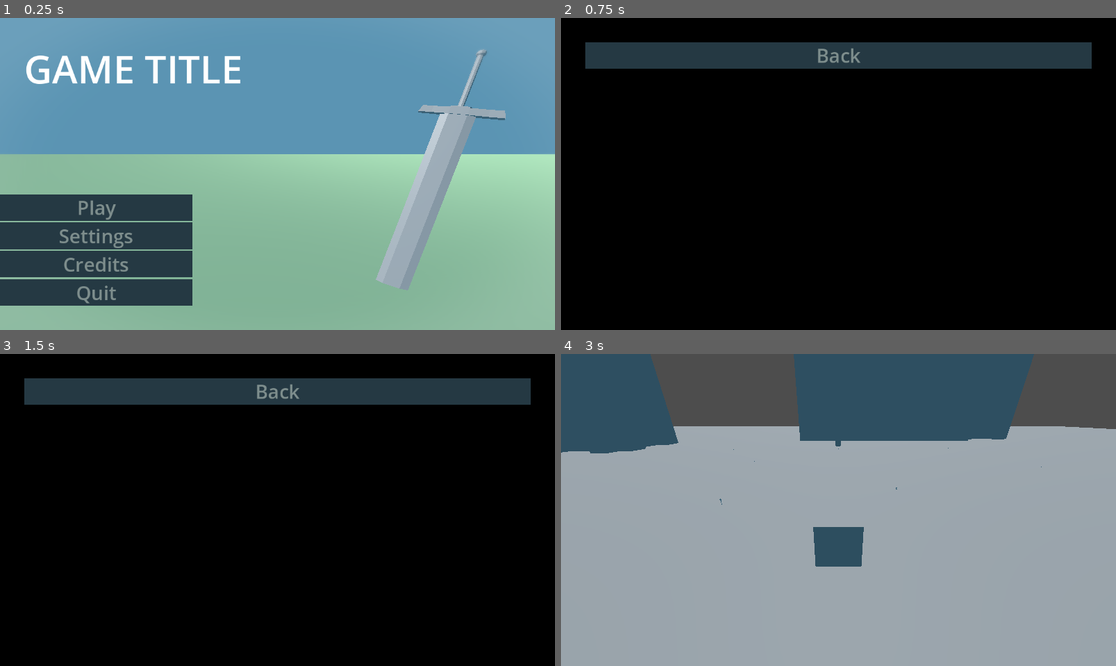
Above: before the commit, frames 1-4 (two rows, left to right).
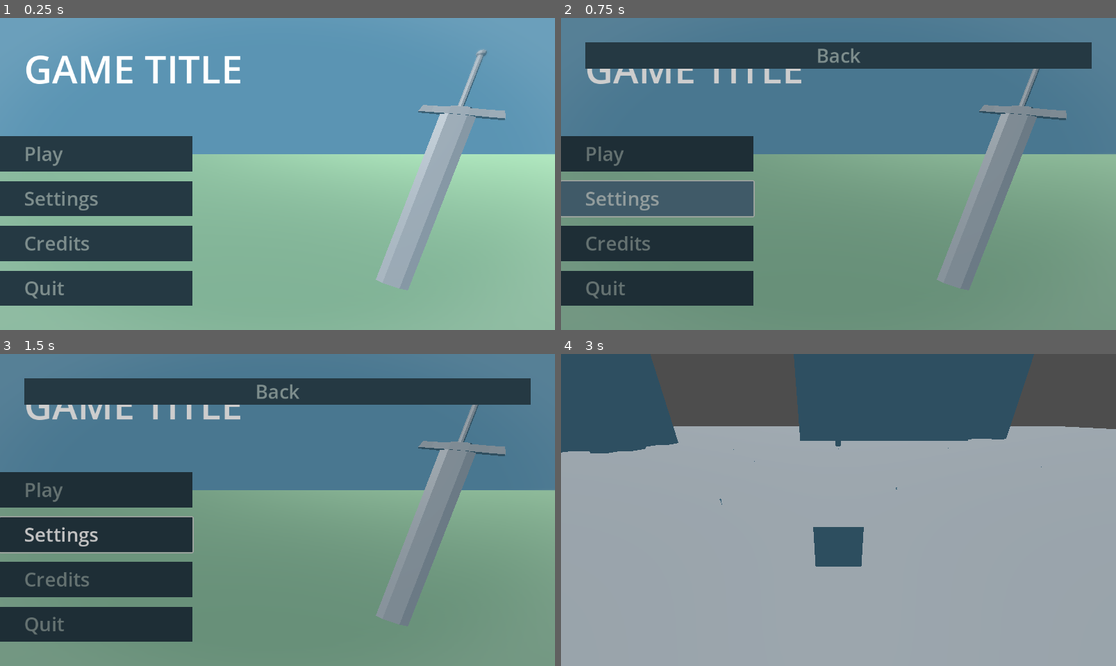
Above: after the commit, the same moments.

Repository: Tchetchouille/GMTK2024
Game: Godot game, scene res://scenes/jere_test_scene.tscn
Same seed, same stepped clock (60 frames per second), same inputs: the game is played once before the commit and once after it. This scene is started directly instead of the project's main scene.
Inputs:
- Up to frame 1 (0.25 s): no input
- Up to frame 2 (0.75 s): click "Settings" at 0.5 s
- Up to frame 3 (1.5 s): click "Credits" at 1.25 s
- Up to frame 4 (3 s): click "Back" at 2 s; click "Play" at 2.75 s

The runs differ from the first frame. In frame 1, 8.9% of the frame differs, in the area x 0-35%, y 37-92%; in frame 2, 92%, in the area x 0-100%, y 0-100%; in frame 3, 92%; in frame 4, nothing differs.

Commit message:
Fixed this GODDAMN settings menu's back button.

Diff:
--- a/resources/Themes/main_menu.tres
+++ b/resources/Themes/main_menu.tres
@@ -1,12 +1,21 @@
 [gd_resource type="Theme" load_steps=4 format=3 uid="uid://dm3fofnyu8ox1"]
 
 [sub_resource type="StyleBoxFlat" id="StyleBoxFlat_rmv52"]
+content_margin_left = 50.0
+content_margin_top = 8.0
+content_margin_bottom = 10.0
 bg_color = Color(0.312242, 0.440593, 0.508511, 1)
 
 [sub_resource type="StyleBoxFlat" id="StyleBoxFlat_6es7m"]
+content_margin_left = 50.0
+content_margin_top = 8.0
+content_margin_bottom = 10.0
 bg_color = Color(0.145683, 0.222687, 0.263806, 1)
 
 [sub_resource type="StyleBoxFlat" id="StyleBoxFlat_8i1tb"]
+content_margin_left = 50.0
+content_margin_top = 8.0
+content_margin_bottom = 10.0
 bg_color = Color(0.0985095, 0.15927, 0.189629, 1)
 
 [resource]
--- a/scenes/UI/Buttons/credits_button.tscn
+++ b/scenes/UI/Buttons/credits_button.tscn
@@ -10,5 +10,6 @@
 [node name="Button" type="Button" parent="."]
 layout_mode = 2
 text = "Credits"
+alignment = 0
 
 [connection signal="pressed" from="Button" to="." method="_on_button_pressed"]
--- a/scenes/UI/Buttons/quit_button.tscn
+++ b/scenes/UI/Buttons/quit_button.tscn
@@ -10,5 +10,6 @@
 [node name="Button" type="Button" parent="."]
 layout_mode = 2
 text = "Quit"
+alignment = 0
 
 [connection signal="pressed" from="Button" to="." method="_on_button_pressed"]
--- a/scenes/UI/Buttons/settings_button.tscn
+++ b/scenes/UI/Buttons/settings_button.tscn
@@ -11,5 +11,6 @@
 layout_mode = 2
 text = "Settings
 "
+alignment = 0
 
 [connection signal="pressed" from="Button" to="." method="_on_settings_button_pressed"]
--- a/scenes/UI/Menus/main_menu.tscn
+++ b/scenes/UI/Menus/main_menu.tscn
@@ -6,6 +6,8 @@
 [ext_resource type="Shader" path="res://resources/Shaders/main_menu.gdshader" id="3_7k53c"]
 [ext_resource type="PackedScene" uid="uid://ba24ru1psi5s4" path="res://scenes/UI/Buttons/quit_button.tscn" id="3_eyqqu"]
 [ext_resource type="PackedScene" uid="uid://b82obejhvti3m" path="res://scenes/UI/Buttons/credits_button.tscn" id="4_8hv2g"]
+[ext_resource type="PackedScene" uid="uid://b4fycjv15m4l2" path="res://scenes/UI/Menus/settings_menu.tscn" id="7_l5ba0"]
+[ext_resource type="PackedScene" uid="uid://dq2evglrw7l7q" path="res://scenes/UI/Menus/credits_menu.tscn" id="8_dkmlh"]
 
 [sub_resource type="ShaderMaterial" id="ShaderMaterial_wmwon"]
 shader = ExtResource("3_7k53c")
@@ -36,13 +38,15 @@
 grow_horizontal = 2
 grow_vertical = 2
 
-[node name="TitleMargin" type="MarginContainer" parent="."]
+[node name="TitleMargin" type="MarginContainer" parent="Background"]
 layout_mode = 0
+offset_right = 503.0
+offset_bottom = 160.0
 theme = SubResource("Theme_1qur5")
 theme_override_constants/margin_left = 50
 theme_override_constants/margin_top = 50
 
-[node name="Label" type="Label" parent="TitleMargin"]
+[node name="Label" type="Label" parent="Background/TitleMargin"]
 layout_mode = 2
 text = "GAME TITLE"
 
@@ -51,17 +55,19 @@
 anchors_preset = 2
 anchor_top = 1.0
 anchor_bottom = 1.0
-offset_top = -232.0
+offset_top = -402.0
 offset_right = 400.0
 grow_vertical = 0
 theme_override_constants/margin_bottom = 50
 
 [node name="VBoxContainer" type="VBoxContainer" parent="MenuMargin"]
 layout_mode = 2
+theme_override_constants/separation = 20
 
 [node name="PlayButton" type="Button" parent="MenuMargin/VBoxContainer"]
 layout_mode = 2
 text = "Play"
+alignment = 0
 
 [node name="SettingsButton" parent="MenuMargin/VBoxContainer" instance=ExtResource("2_ofhes")]
 layout_mode = 2
@@ -72,4 +78,10 @@
 [node name="QuitButton" parent="MenuMargin/VBoxContainer" instance=ExtResource("3_eyqqu")]
 layout_mode = 2
 
+[node name="SettingsMenu" parent="." instance=ExtResource("7_l5ba0")]
+layout_mode = 1
+
+[node name="CreditsMenu" parent="." instance=ExtResource("8_dkmlh")]
+layout_mode = 1
+
 [connection signal="pressed" from="MenuMargin/VBoxContainer/PlayButton" to="." method="_on_play_button_pressed"]
--- a/scenes/UI/Menus/pause_menu.tscn
+++ b/scenes/UI/Menus/pause_menu.tscn
@@ -1,10 +1,11 @@
-[gd_scene load_steps=7 format=3 uid="uid://c28e2dvfnsntu"]
+[gd_scene load_steps=8 format=3 uid="uid://c28e2dvfnsntu"]
 
 [ext_resource type="Theme" uid="uid://bumu0uo8y0cm6" path="res://resources/Themes/pause_menu.tres" id="1_ha31u"]
 [ext_resource type="PackedScene" uid="uid://ofgmtbsn8vv3" path="res://scenes/UI/Buttons/settings_button.tscn" id="1_j1e4u"]
 [ext_resource type="Script" path="res://scripts/UI/pause_menu.gd" id="1_vlb6b"]
 [ext_resource type="PackedScene" uid="uid://ba24ru1psi5s4" path="res://scenes/UI/Buttons/quit_button.tscn" id="2_fxhfq"]
 [ext_resource type="Shader" path="res://resources/Shaders/pause_menu.gdshader" id="3_3osjw"]
+[ext_resource type="PackedScene" uid="uid://b4fycjv15m4l2" path="res://scenes/UI/Menus/settings_menu.tscn" id="6_3662a"]
 
 [sub_resource type="ShaderMaterial" id="ShaderMaterial_5qvog"]
 shader = ExtResource("3_3osjw")
@@ -60,4 +61,7 @@
 [node name="QuitButton" parent="MarginContainer/VBoxContainer" instance=ExtResource("2_fxhfq")]
 layout_mode = 2
 
+[node name="SettingsMenu" parent="." instance=ExtResource("6_3662a")]
+layout_mode = 1
+
 [connection signal="pressed" from="MarginContainer/VBoxContainer/ResumeButton" to="." method="_on_resume_button_pressed"]
--- a/scenes/UI/Menus/settings_menu.tscn
+++ b/scenes/UI/Menus/settings_menu.tscn
@@ -1,13 +1,7 @@
-[gd_scene load_steps=4 format=3 uid="uid://b4fycjv15m4l2"]
+[gd_scene load_steps=3 format=3 uid="uid://b4fycjv15m4l2"]
 
 [ext_resource type="Theme" uid="uid://cqu6jlcef4qae" path="res://resources/Themes/settings_menu.tres" id="1_o7d18"]
 [ext_resource type="PackedScene" uid="uid://bwpo3fgr5lcwr" path="res://scenes/UI/Buttons/back_button.tscn" id="1_wcsk2"]
-
-[sub_resource type="GDScript" id="GDScript_f71lm"]
-script/source = "extends Control
-
-func _on_back_button_pressed() -> void:
-	$\"../../..\".queue_free()"
 
 [node name="SettingsMenu" type="Control"]
 layout_mode = 3
@@ -25,7 +19,7 @@
 anchor_bottom = 1.0
 grow_horizontal = 2
 grow_vertical = 2
-color = Color(0, 0, 0, 1)
+color = Color(0, 0, 0, 0.196078)
 
 [node name="MarginContainer" type="MarginContainer" parent="."]
 layout_mode = 1
@@ -43,6 +37,4 @@
 layout_mode = 2
 
 [node name="BackButton" parent="MarginContainer/VBoxContainer" instance=ExtResource("1_wcsk2")]
-custom_minimum_size = Vector2(0, 50)
 layout_mode = 2
-script = SubResource("GDScript_f71lm")
--- a/scripts/UI/back_button.gd
+++ b/scripts/UI/back_button.gd
@@ -1,4 +1,4 @@
 extends Control
 
 func _on_back_button_pressed() -> void:
-	$"../../..".queue_free()
+	$"../../..".hide()
--- a/scripts/UI/credits_button.gd
+++ b/scripts/UI/credits_button.gd
@@ -1,8 +1,7 @@
 extends Control
 
-var credits_menu = preload("res://scenes/UI/Menus/credits_menu.tscn")
+@onready var credits_menu = $"../../../CreditsMenu"
 
 # Opening Credits when setting button is pressed.
 func _on_button_pressed() -> void:
-	var instance = credits_menu.instantiate()
-	$"../../..".add_child(instance)
+	credits_menu.show()
--- a/scripts/UI/main_menu.gd
+++ b/scripts/UI/main_menu.gd
@@ -1,4 +1,8 @@
 extends Control
+
+func _ready() -> void:
+	$SettingsMenu.hide()
+	$CreditsMenu.hide()
 
 # Loading the main scene when play button is pressed.
 func _on_play_button_pressed() -> void:
--- a/scripts/UI/pause_menu.gd
+++ b/scripts/UI/pause_menu.gd
@@ -1,4 +1,7 @@
 extends Control
+
+func _ready() -> void:
+	$SettingsMenu.hide()
 
 func _on_resume_button_pressed() -> void:
 	get_tree().paused = false
--- a/scripts/UI/settings.gd
+++ b/scripts/UI/settings.gd
@@ -1,7 +1,6 @@
 extends Control
 
-var settings_menu = preload("res://scenes/UI/Menus/settings_menu.tscn")
+@onready var settings_menu = $"../../../SettingsMenu"
 
 func _on_settings_button_pressed() -> void:
-	var instance = settings_menu.instantiate()
-	$"../../..".add_child(instance)
+	settings_menu.show()
Not shown: 1 places in scenes/UI/Menus/main_menu.tscn that only renumber resources
Not shown: 1 places in scenes/main.tscn that only renumber resources
